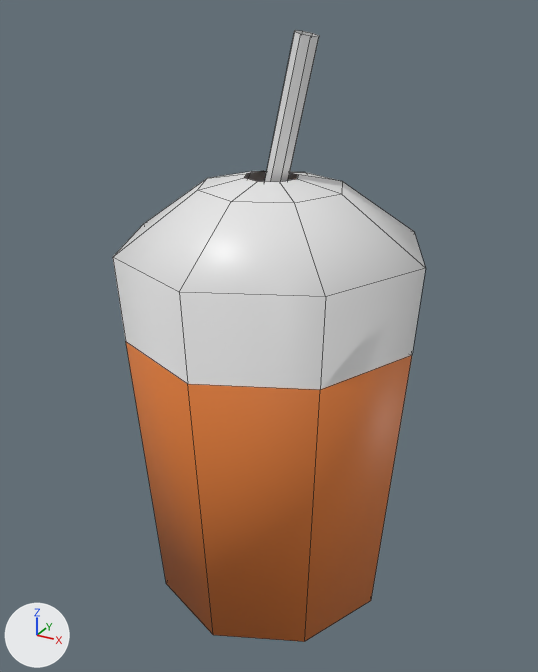
The FBX model Assets/Meshes/food/dessert orange.fbx: old version first, new version second.
One viewpoint serves both versions: a camera (50 mm lens) standing at (0.0966, -0.177, 0.1764) and looking at (-0.0007, -0.0002, 0.088). The axes (+X, +Y, +Z) are drawn at lower left. The lights are the same throughout. Mesh edges are drawn as thin lines.

The first picture shows 'dessert orange'.
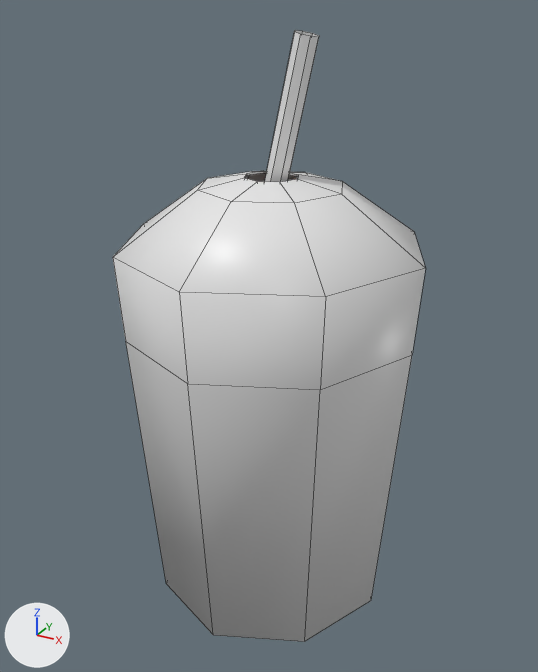
Commit message: added more depth to the dessert assets

Pixel boxes [x1, y1, x2, y2] of what changed, in the pictures (538 x 672 px):
part 1 of me_plane_001, added: after [244, 171, 298, 178]
part 2 of me_plane_001, recoloured: [126, 342, 412, 642] in both

The change in detail:
me_plane_001 is used by ob_dessert_orange; location (0.0, 0.0, 0.0).
Verts and faces of me_plane_001; kept vertices keep their numbers, new ones are numbered from 58.
Before the commit, vertices of me_plane_001: 34 (-0.005, 0.005, 0.135), 35 (0.0, 0.008, 0.135), 36 (0.005, 0.005, 0.135) at pixel (298, 174), 37 (0.008, 0.0, 0.135) at pixel (297, 179), 38 (0.005, -0.005, 0.135) at pixel (279, 182).
Before the commit, vertices of me_plane_001: 39 (0.0, -0.008, 0.135) at pixel (257, 181), 40 (-0.005, -0.005, 0.135) at pixel (244, 177), 41 (-0.008, 0.0, 0.135) at pixel (246, 173).
me_plane_001 had 58 vertices, 48 faces and spanned x -0.044..0.044, y -0.044..0.044, z 0.004..0.172.
me_plane_001 now has 82 vertices, 64 faces and spans x -0.044..0.044, y -0.044..0.044, z 0.004..0.172.
Part 1, on me_plane_001:
New vertices 58 to 65 stand at vertices 34 to 41, in that order, plus (0.0, 0.0, -0.001).
New faces: (34, 41, 65, 58), (40, 64, 65, 41), (38, 62, 63, 39), (37, 61, 62, 38), (34, 58, 59, 35), (35, 59, 60, 36) (mat_plastic_transparent (white #e7e7e7)).
New faces: (36, 60, 61, 37), (39, 63, 64, 40) (mat_plastic_transparent (white #e7e7e7)).
me_plane_001 part 2: 12 faces spanning x -0.043..0.043, y -0.043..0.043, z 0.004..0.092 switch from mat_dessert_orange (orange #e7803b) to mat_plastic_transparent (white #e7e7e7).
